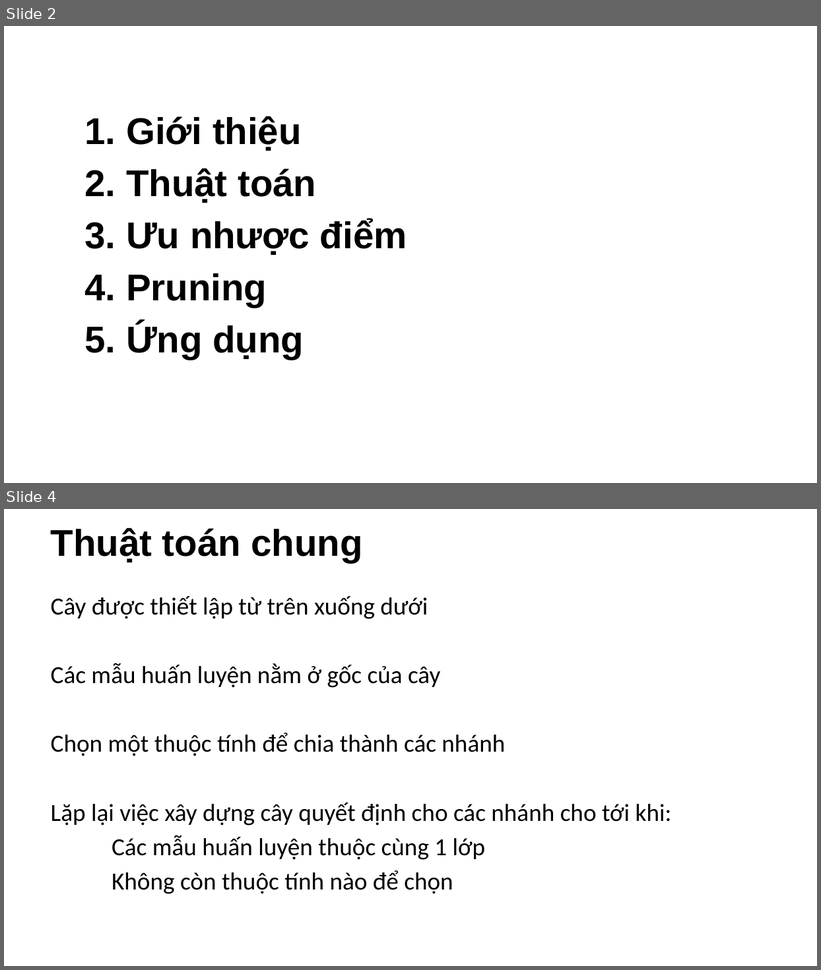
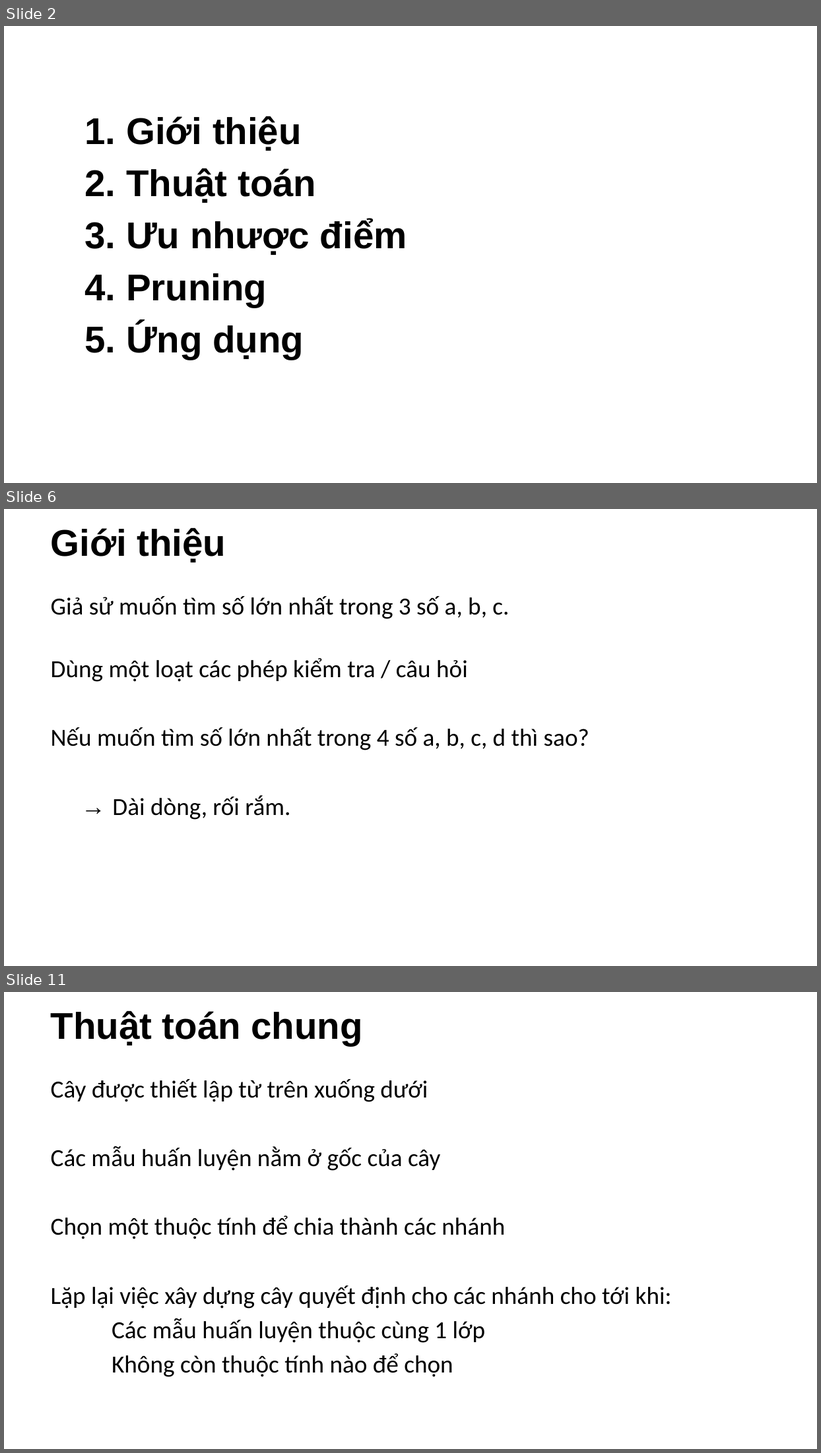
Before and after one commit to NCMyTu/CS523, a slide deck: slide/decision_tree.pptx. Shown one above the other, each under a label of ours: slides 2 and 4 before the commit, slides 2, 6 and 11 after it; the slides between them are not shown. The pictures are 821x970 and 821x1453 pixels, drawn with LibreOffice and Linux fonts; fonts in the diff are those of the drawing; background and template pictures are left out. Boxes give left, top, right and bottom in pixels: in the first picture for what was removed or moved away, otherwise in the second. Text is boxed around its words. In the diff, an @@ line names an element or a change of style, - is before the commit and + after.

```diff
--- a/slide/decision_tree.pptx
+++ b/slide/decision_tree.pptx
@@ slide 6 added at (4,509,817,966), background picture (left out) @@
@@ title added at (51,528,226,562), 44 pt, text #000000, bold @@
+Giới thiệu
@@ text added at (51,596,589,820), 29 pt, text #000000 @@
+Giả sử muốn tìm số lớn nhất trong 3 số a, b, c.
+Dùng một loạt các phép kiểm tra / câu hỏi
+Nếu muốn tìm số lớn nhất trong 4 số a, b, c, d thì sao?
+→ Dài dòng, rối rắm.
@@ what was slide 4 is now slide 11 @@
```
Also in this commit, not shown: 3 slides changed, 7 other slides added.
